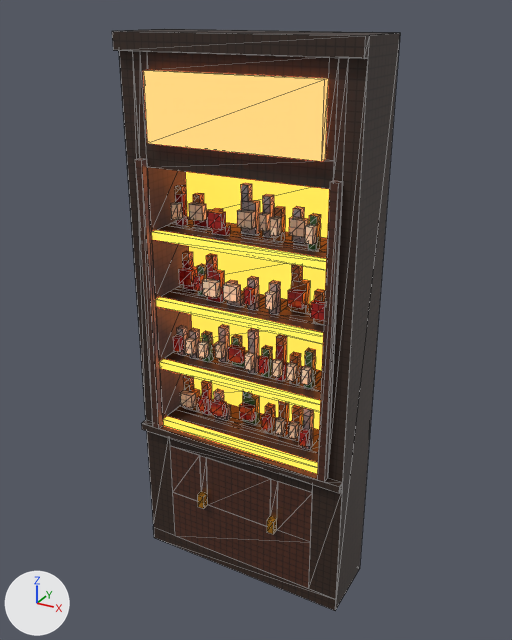
An edit to the glTF model game/assets/kit/bar/back_bar_shelf.glb, drawn before and after from the same camera.
One viewpoint serves both versions: a 50 mm camera at (2.02, -3.61, 3.72) aimed at (0.0, 0.05, 1.89). Every picture has the same lights, and +X, +Y and +Z are marked at lower left. The older version comes first. Mesh edges are drawn as thin lines. Vertices at exactly the same position are counted once.

In view in the first picture: 'back_bar_shelf'.
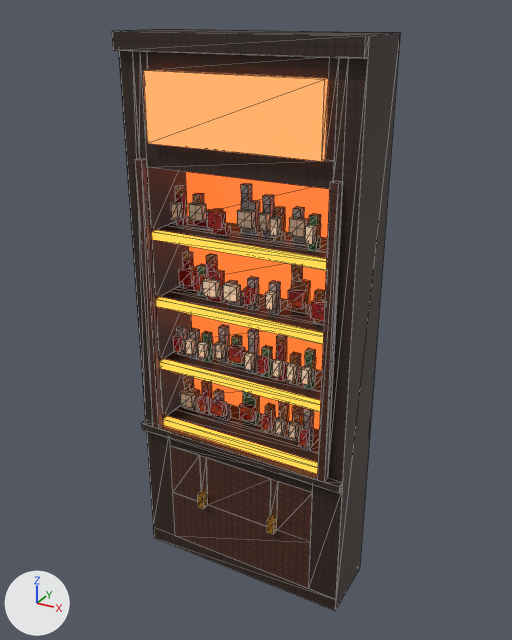
Pixel boxes [x1, y1, x2, y2] of what changed, in the pictures (512 x 640 px):
'back_bar_shelf', surface changed: [139, 66, 380, 479] in both
part 1 of me_back_bar_shelf, recoloured (darker): [186, 172, 329, 430] in both

What the commit changed:
In material 'ShelfAmber_emissive' (mat_shelfamber_emissive), emission_strength goes from 3.0 to 2.2.
In material 'SoffitPeach_emissive' (mat_soffitpeach_emissive), emission_strength goes from 2.017 to 1.13.
Material 'CubbyGlow_emissive' (mat_cubbyglow_emissive) is new.
Its base color is (0.807, 0.127, 0.0232) (orange #e8642a).
Its roughness is 0.4.
Its emission color is (1.0, 0.158, 0.0287) (orange #ff6f2f).
Its emission strength is 1.21.
me_back_bar_shelf has 936 vertices, 1412 faces and spans x -0.75..0.75, y -0.25..0.25, z 0.0..3.6.
me_back_bar_shelf is used by ob_back_bar_shelf; location (0.0, 0.0, 0.0).
me_back_bar_shelf part 1: 16 faces spanning x -0.6..0.6, y 0.2..0.25, z 1.1..2.85 switch from mat_shelfamber_emissive (orange #ff8a30, glowing orange #ff8a30) to mat_cubbyglow_emissive (orange #e8642a, glowing orange #ff6f2f).
